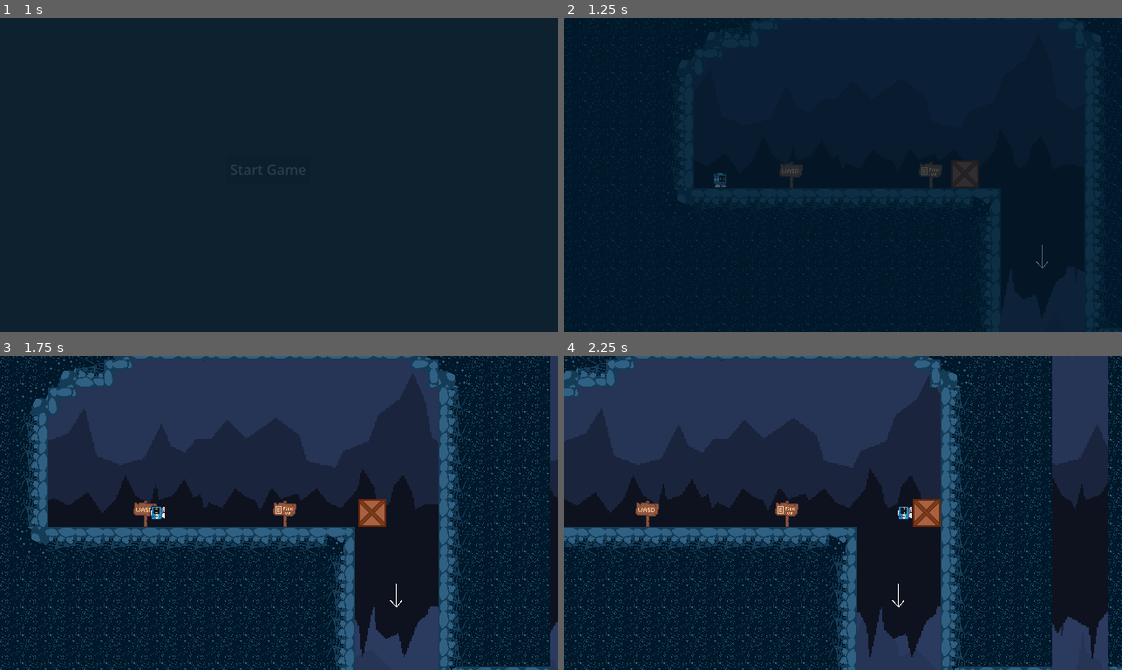
Above: before the commit, frames 1-4 (two rows, left to right).
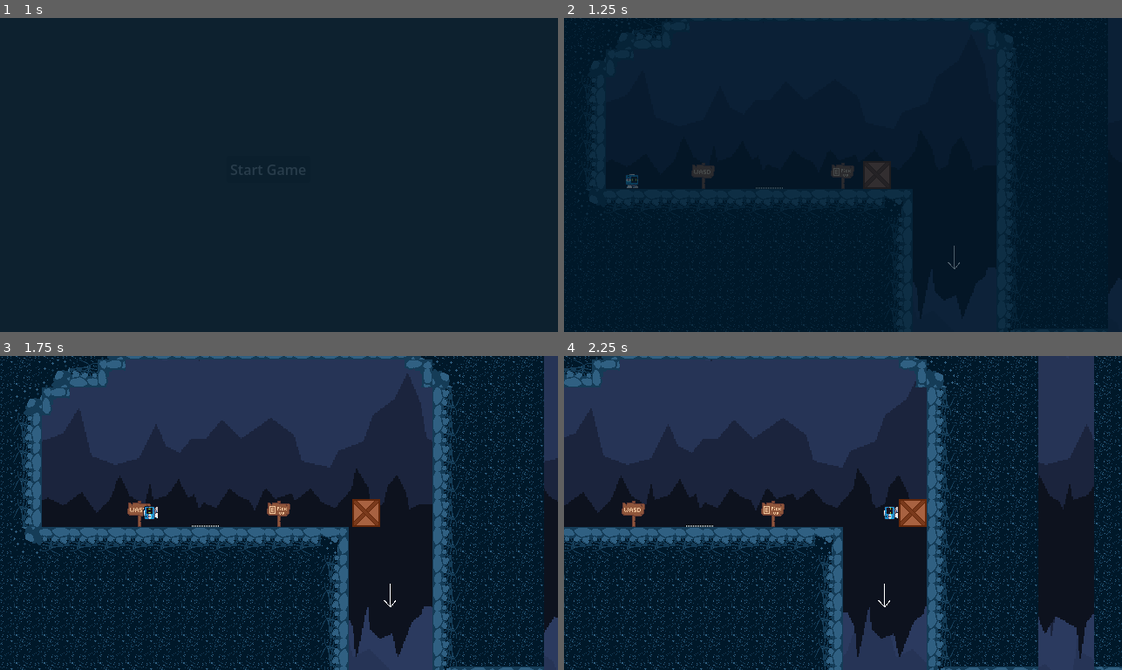
Above: after the commit, the same moments.

Repository: jaxfry/FlipFlop
Game: Godot game, scene res://scenes/main_menu.tscn
Two runs of this game, one before a commit and one after it. Both use one fixed random seed, a clock stepped at 60 frames per second and the inputs below.
Inputs:
- Up to frame 1 (1 s): click "Start Game" at 0.5 s
- Up to frame 2 (1.25 s): no input
- Up to frame 3 (1.75 s): hold Right (grav_right) from 1.28 s (still down); hold E (interact) from 1.28 s (still down); tap Space (jump) at 1.52 s
- Up to frame 4 (2.25 s): keep holding Right (grav_right); release E (interact) at 2.03 s; tap E (interact) at 2.1 s

Frame 1 is identical in both runs. In frame 2, 9.5% of the frame differs, in the area x 0-100%, y 0-100%; in frame 3, 22%; in frame 4, 26%.

Commit message:
Fix spikes detection, smooth camera movement

Diff:
--- a/project.godot
+++ b/project.godot
@@ -26,6 +26,10 @@
 window/size/viewport_height=360
 window/stretch/mode="viewport"
 window/stretch/scale_mode="integer"
+
+[global_group]
+
+player=""
 
 [input]
 
--- a/scenes/LevelTemplate.tscn
+++ b/scenes/LevelTemplate.tscn
@@ -84,7 +84,9 @@
 limit_top = -350
 limit_smoothed = true
 position_smoothing_enabled = true
+position_smoothing_speed = 7.0
 rotation_smoothing_enabled = true
+rotation_smoothing_speed = 3.0
 
 [node name="Blocks" parent="." unique_id=1353732065 instance=ExtResource("5_c0jfk")]
 position = Vector2(-66, 10)
--- a/scenes/level_1.tscn
+++ b/scenes/level_1.tscn
@@ -11,6 +11,7 @@
 [ext_resource type="PackedScene" uid="uid://c628uhifxmoga" path="res://scenes/exit_gate.tscn" id="5_15mv3"]
 [ext_resource type="PackedScene" uid="uid://bhkd4wd2sik4y" path="res://scenes/level_2.tscn" id="6_fcfvj"]
 [ext_resource type="PackedScene" uid="uid://ypb3mrmr3qai" path="res://scenes/player.tscn" id="7_pa8r4"]
+[ext_resource type="PackedScene" uid="uid://0awnj5gm4fxi" path="res://scenes/spikes.tscn" id="13_spikes"]
 
 [sub_resource type="RectangleShape2D" id="RectangleShape2D_e3sih"]
 size = Vector2(67, 20)
@@ -103,4 +104,9 @@
 limit_bottom = 400
 limit_smoothed = true
 position_smoothing_enabled = true
+position_smoothing_speed = 7.0
 rotation_smoothing_enabled = true
+rotation_smoothing_speed = 3.0
+
+[node name="Spike" parent="." unique_id=476110519 instance=ExtResource("13_spikes")]
+position = Vector2(-165, -80)
--- /dev/null
+++ b/scenes/spikes.tscn
@@ -0,0 +1,20 @@
+[gd_scene format=3 uid="uid://0awnj5gm4fxi"]
+
+[ext_resource type="Texture2D" uid="uid://cn81yyq71d7wa" path="res://assets/Assets/Spike.png" id="1_5pg7g"]
+[ext_resource type="Script" uid="uid://bk25clo233w8q" path="res://scripts/spikes.gd" id="1_xbcdo"]
+
+[sub_resource type="RectangleShape2D" id="RectangleShape2D_xbcdo"]
+size = Vector2(32, 3)
+
+[node name="Spikes" type="Area2D" unique_id=162920119]
+collision_mask = 2
+script = ExtResource("1_xbcdo")
+
+[node name="Sprite2D" type="Sprite2D" parent="." unique_id=2146275387]
+texture = ExtResource("1_5pg7g")
+
+[node name="CollisionShape2D" type="CollisionShape2D" parent="." unique_id=1665330870]
+position = Vector2(0, 14.5)
+shape = SubResource("RectangleShape2D_xbcdo")
+
+[connection signal="body_entered" from="." to="." method="_on_body_entered"]
--- a/scripts/player.gd
+++ b/scripts/player.gd
@@ -7,13 +7,18 @@
 @onready var carry_pos = $CarryPos
 @onready var pickup_area = $PickupArea
 @onready var sprite = $AnimatedSprite2D
+@onready var camera = $Camera2D
 
 var held_object: RigidBody2D = null
 
 func _ready():
+	add_to_group("player")
 	GameManager.gravity_direction = Vector2(0, 1)
 	GameManager.gravity_power = 980.0
 	rotation = 0
+	# Snap camera to player position on spawn/respawn to avoid the
+	# smooth-from-origin sweep that happens after a scene reload.
+	camera.reset_smoothing()
 
 func _physics_process(delta):
 	var grav_dir = GameManager.gravity_direction
--- /dev/null
+++ b/scripts/spikes.gd
@@ -0,0 +1,14 @@
+extends Area2D
+
+func _on_body_entered(body):
+	# Check if the thing that touched the spikes is in the "player" group
+	if body.is_in_group("player"):
+		print("Player died!")
+		# OPTIONAL: Play a death sound here if you have one!
+		# $AudioStreamPlayer.play()
+
+		# Restart the level instantly
+		call_deferred("restart_level")
+
+func restart_level():
+	get_tree().reload_current_scene()
Not shown, added: scripts/spikes.gd.uid
